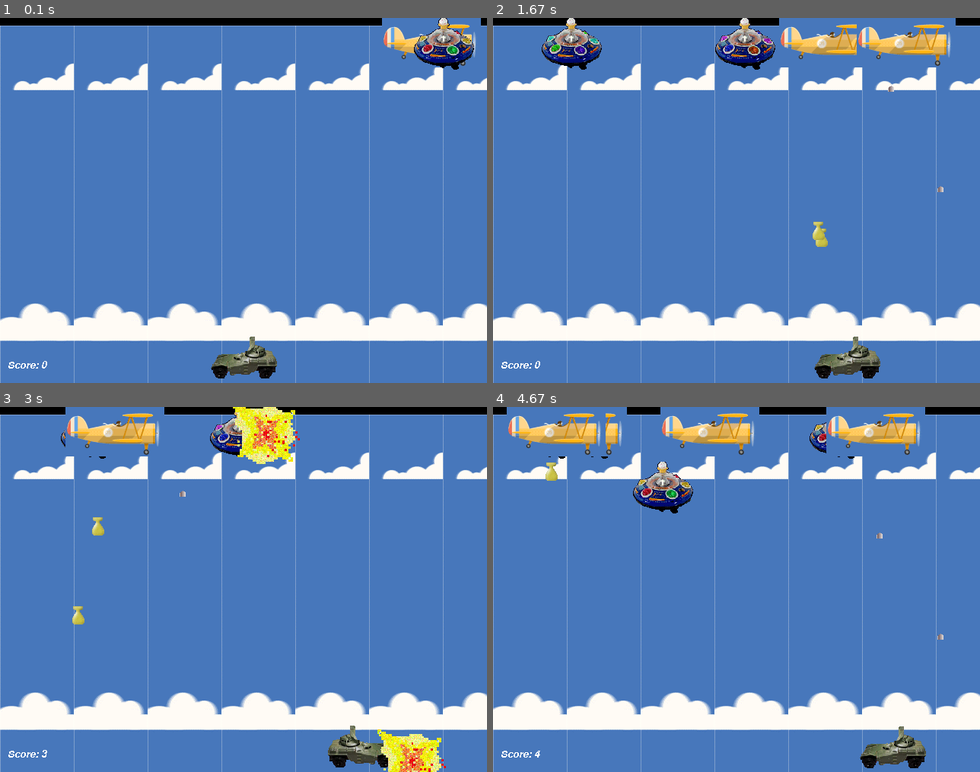
Above: before the commit, frames 1-4 (two rows, left to right).
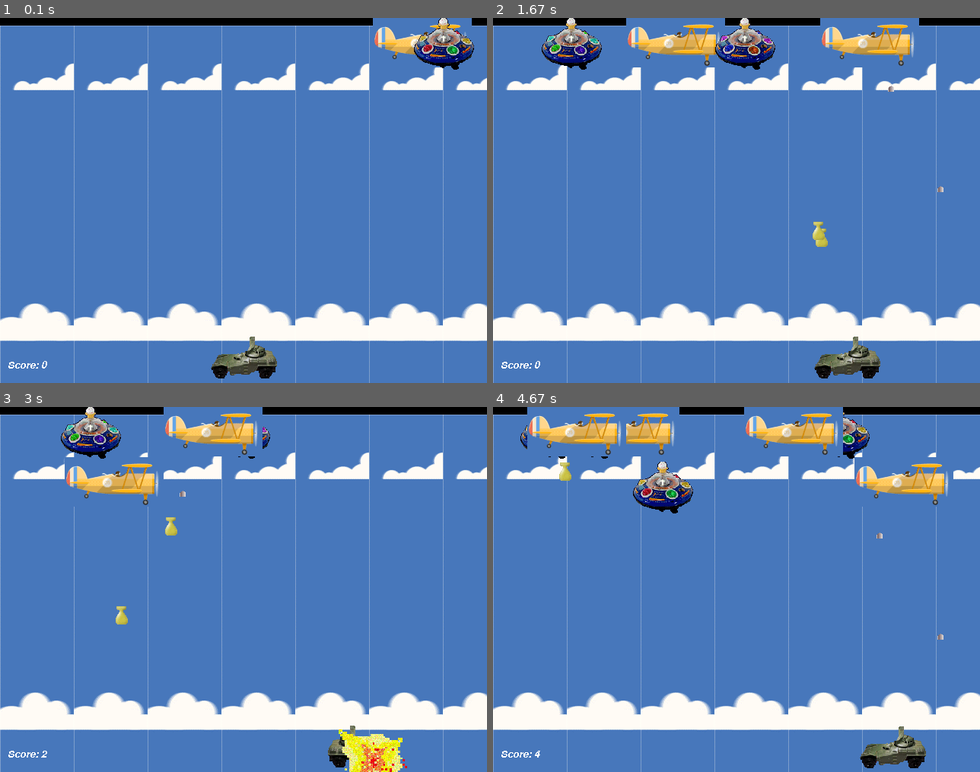
Above: after the commit, the same moments.

Repository: Mahadi011/pygame
Game: pygame game, started from mahadi_alien.py
The game is run twice, just before and just after one commit, with the same random seed, the same clock (stepped at 60 frames per second) and the same inputs.
Inputs:
- Up to frame 1 (0.1 s): no input
- Up to frame 2 (1.67 s): hold Right 0.33-0.8 s; hold Right 0.83-1.3 s; tap Space at 0.9, 1.2, 1.4 s; tap F at 0.98 s; hold Left from 1.33 s (still down)
- Up to frame 3 (3 s): tap Space at 1.7, 1.97, 2.27, 2.4, 2.7 s; release Left at 1.87 s; hold Left 1.9-2.3 s; hold Right 2.33-2.97 s; tap F at 2.48 s
- Up to frame 4 (4.67 s): hold Left 3-3.47 s; tap Space at 3.07, 3.37, 3.57, 3.87, 4.07, 4.37, 4.57 s; hold Right 3.5-3.97 s; hold Right 4-4.47 s; tap F at 4.15 s; hold Left from 4.5 s (still down)

The runs differ from the first frame. In frame 1, 0.6% of the frame differs, in the area x 76-99%, y 0-14%; in frame 2, 4.2%; in frame 3, 8.7%, in the area x 8-92%, y 0-100%; in frame 4, 8.3%.

Commit message:
changed speed in plane class

Diff:
--- a/mahadi_alien.py
+++ b/mahadi_alien.py
@@ -137,7 +137,7 @@
 
 class Plane(pg.sprite.Sprite):
 
-    speed = 2
+    speed = 5
     animcycle = 12
     images = []
 
